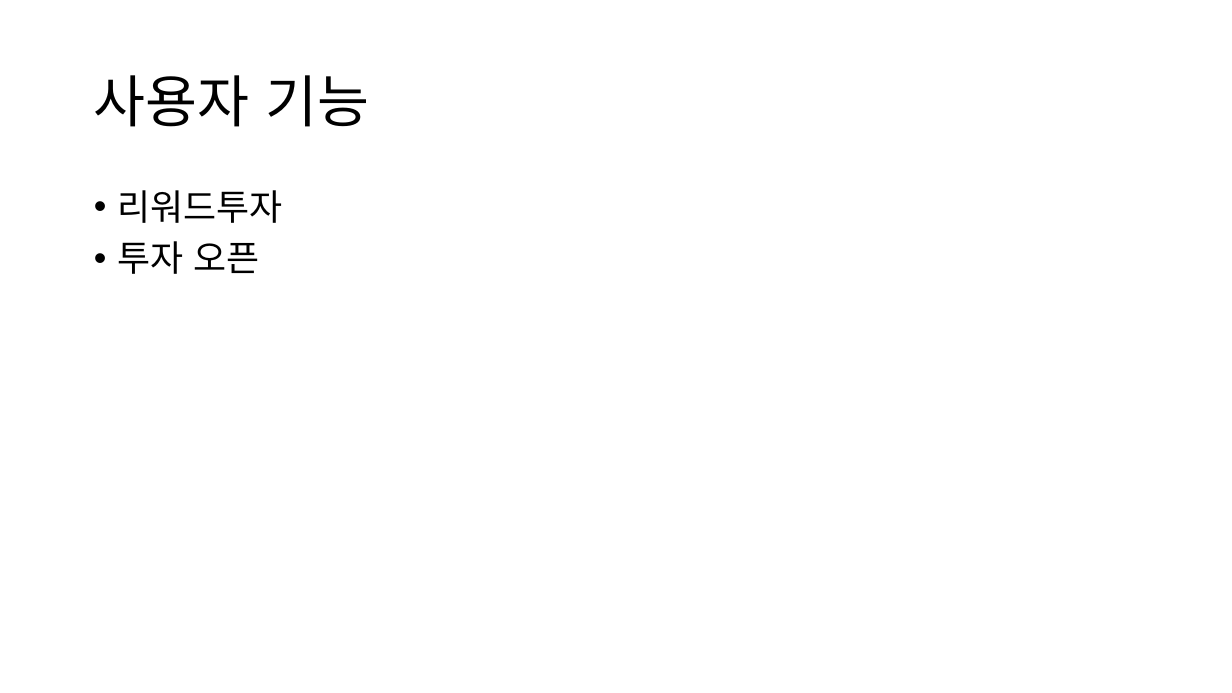
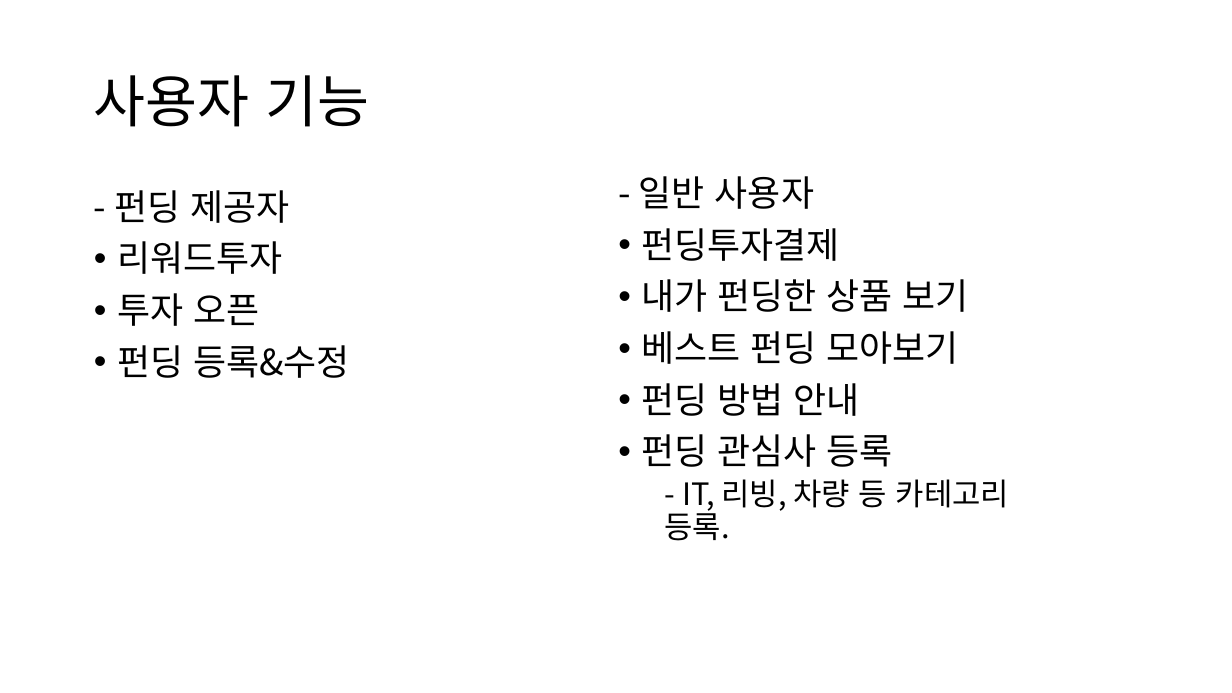
Before and after one commit to ezenteam2/EzenCrowdFunding, a slide deck: slide 3 of 기능 정리/project03 - 기능 정리 - 용승.pptx (slide 2 before the commit). Drawn at 1232x693 pixels with LibreOffice and Linux fonts; fonts in the diff are those of the drawing. Boxes give left, top, right and bottom in pixels: in the first picture for what was removed or moved away, otherwise in the second. Text is boxed around its words. In the diff, an @@ line names an element or a change of style, - is before the commit and + after.

Commit message:
기능정리 업로드

```diff
--- a/기능 정리/project03 - 기능 정리 - 용승.pptx
+++ b/기능 정리/project03 - 기능 정리 - 용승.pptx
@@ text added at box(639, 176, 1009, 541), 28 pt, text #000000 @@
+- 일반 사용자
+• 펀딩투자결제
+• 내가 펀딩한 상품 보기
+• 베스트 펀딩 모아보기
+• 펀딩 방법 안내
+• 펀딩 관심사 등록
+  - IT, 리빙, 차량 등 카테고리 등록.
@@ text at box(114, 190, 289, 223): paragraph added @@
+- 펀딩 제공자
@@ text at box(117, 345, 350, 378): paragraph added @@
+• 펀딩 등록&수정
```
Also in this commit, not shown: 1 other slide changed, 1 slide added.
